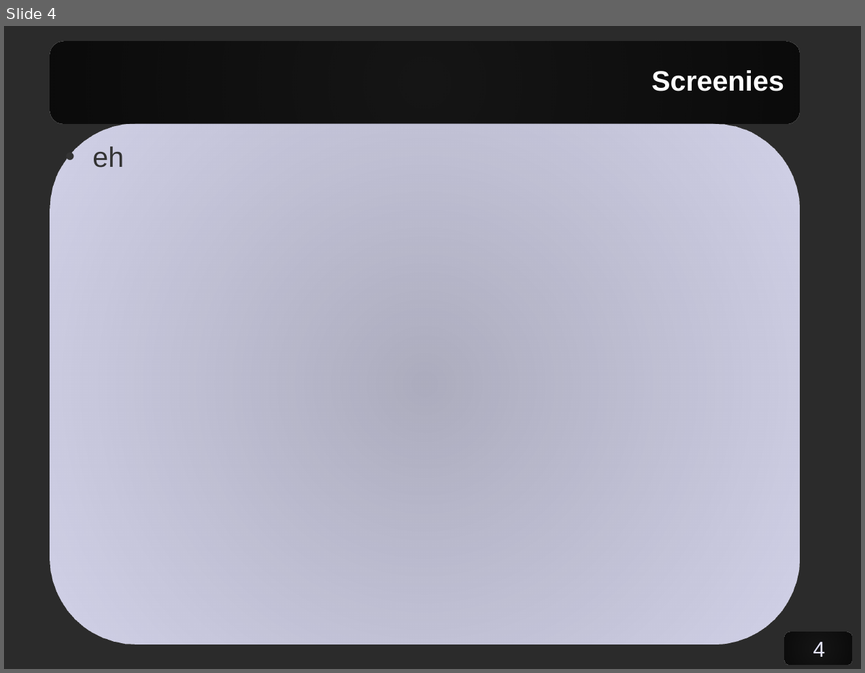
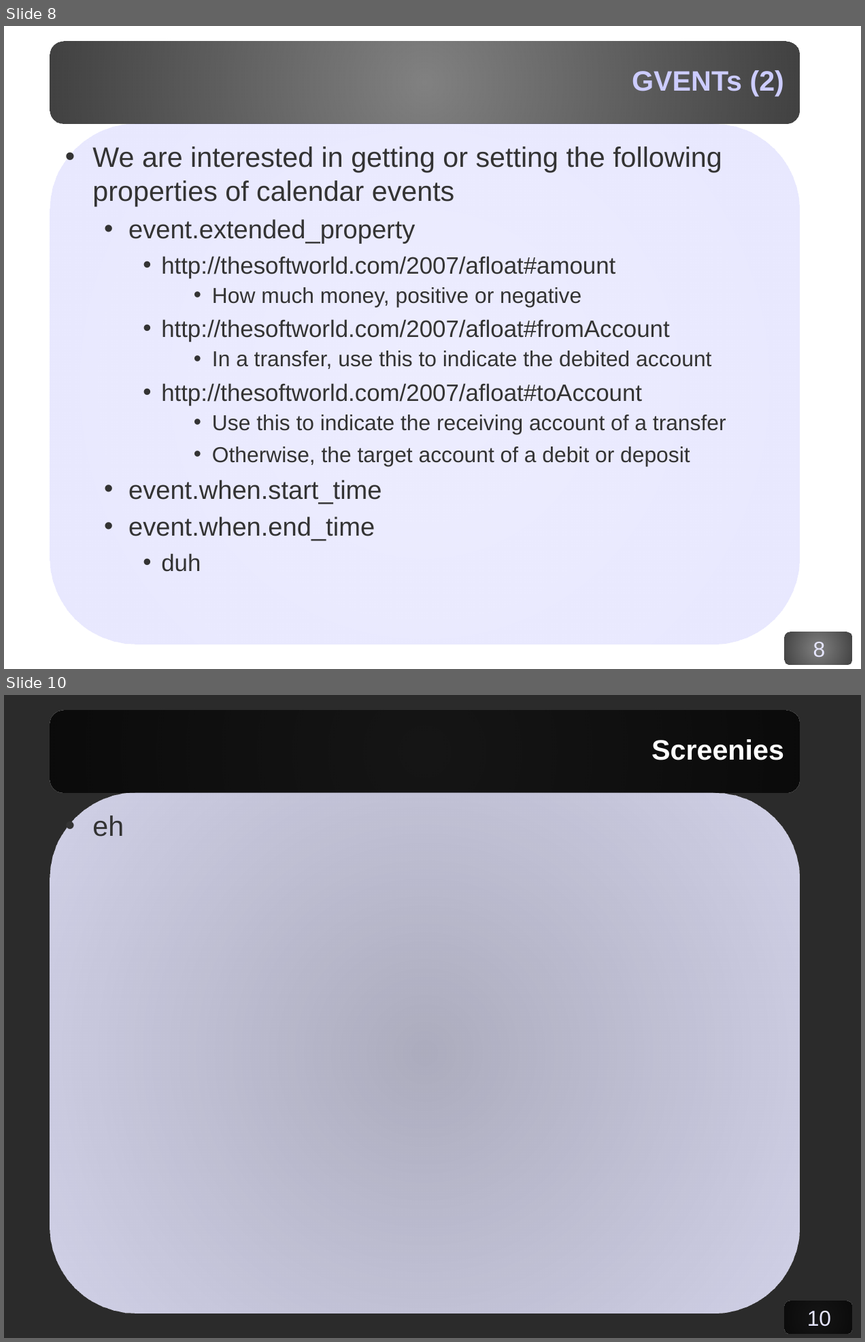
Before and after one commit to corydodt/Afloat, a slide deck: doc/afloat.odp. Shown one above the other, each under a label of ours: slide 4 before the commit, slides 8 and 10 after it; the slides between them are not shown. The pictures are 865x673 and 865x1342 pixels, drawn with LibreOffice and Linux fonts; fonts in the diff are those of the drawing; background and template pictures are left out; a plain dark background stands for a picture behind light text. Boxes give left, top, right and bottom in pixels: in the first picture for what was removed or moved away, otherwise in the second. Text is boxed around its words. In the diff, an @@ line names an element or a change of style, - is before the commit and + after.

```diff
--- a/doc/afloat.odp
+++ b/doc/afloat.odp
@@ slide 8 added at [4,26,861,669], background picture (left out); not listed: 4 template elements that a slide beside it also shows @@
@@ title added at [632,70,784,96], 26 pt, text #CCCCFF, bold @@
+GVENTs (2)
@@ text added at [92,146,726,571], 20 pt, text #333333 @@
+• We are interested in getting or setting the following properties of calendar events
+  • event.extended_property
+    • http://thesoftworld.com/2007/afloat#amount
+      • How much money, positive or negative
+    • http://thesoftworld.com/2007/afloat#fromAccount
+      • In a transfer, use this to indicate the debited account
+    • http://thesoftworld.com/2007/afloat#toAccount
+      • Use this to indicate the receiving account of a transfer
+      • Otherwise, the target account of a debit or deposit
+  • event.when.start_time
+  • event.when.end_time
+    • duh
@@ what was slide 4 is now slide 10 @@
@@ page number at [807,1310,831,1326]: text changed @@
-4
+10
```
Also in this commit, not shown: 3 slides changed, 5 other slides added.
